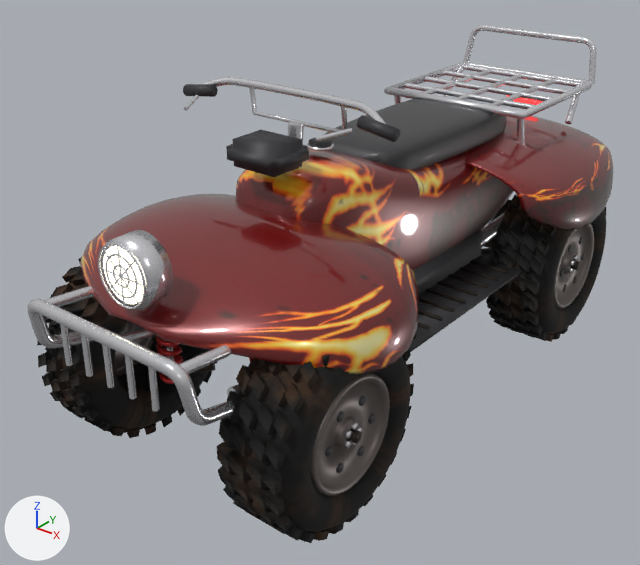
The glTF model src/episode2/assets/vehicles/flame_quad.glb, before and after one commit.
The view is the same before and after, from a camera (50 mm lens) standing at (2.86, -3.97, 2.94) and looking at (-0.13, -0.25, 0.63). Arrows for +X, +Y and +Z are at lower left; the lights stay in place. The first picture is the older version. Where no turn or scale is listed for an object, it has been applied to the vertices. Vertices at exactly the same position are counted once.

Script lines for the objects in view, before the commit:
```python
ob_body_blackplastic = bpy.data.objects.new('Body_BlackPlastic', me_body_blackplastic)
ob_body_blackplastic.location = (-0.52, 0.05, 0.585)
ob_body_chrome = bpy.data.objects.new('Body_Chrome', me_body_chrome)
ob_body_chrome.location = (0.0, 0.0, 0.0)
ob_body_paint = bpy.data.objects.new('Body_Paint', me_body_paint)
ob_body_paint.location = (0.0, 0.0, 0.0)
ob_body_seat = bpy.data.objects.new('Body_Seat', me_body_seat)
ob_body_seat.location = (0.0, 0.0, 0.0)
ob_wheel_fr_chrome = bpy.data.objects.new('Wheel_FR_Chrome', me_wheel_fr_chrome)
ob_wheel_fr_chrome.location = (0.84, -1.17, 0.5)
ob_wheel_rr = bpy.data.objects.new('Wheel_RR', me_wheel_rr_001)
ob_wheel_rr.location = (0.66, 1.215, 0.5)
ob_wheel_rr_chrome = bpy.data.objects.new('Wheel_RR_Chrome', me_wheel_rr_chrome)
ob_wheel_rr_chrome.location = (0.84, 1.26, 0.5)
# also in view: 'Body_Steel' at (0.0, 0.03, 0.82); 'Wheel_FR_Rim' at (0.82, -1.22, 0.5); 'Wheel_FR' at (0.66, -1.22, 0.5); 'Wheel_RR_Rim' at (0.82, 1.22, 0.5); 'Wheel_FL' at (-0.66, -1.22, 0.5)
```
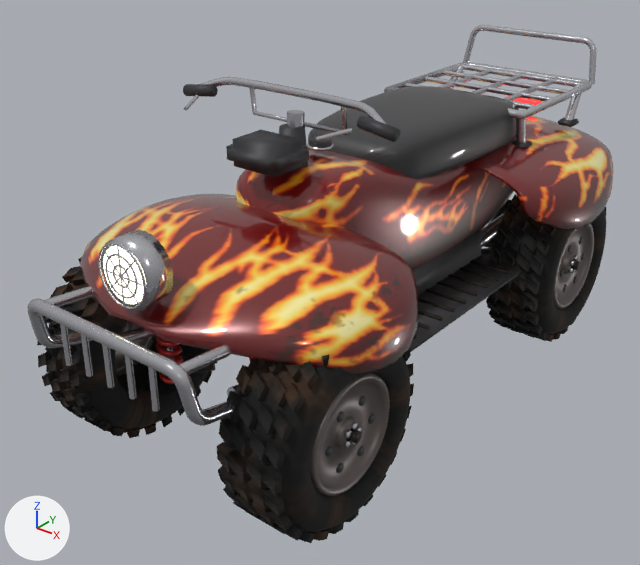
Where the change shows, as pixel boxes (x1, y1, x2, y2) in the pictures (640 x 565 px; the box of a moved part takes in the faces that stretch with it):
```json
{"object": "Body_Chrome", "change": "recoloured, surface changed, reshaped", "before": [27, 25, 597, 426], "after": [27, 25, 597, 426]}
{"object": "Body_Seat", "change": "reshaped", "before": [324, 97, 506, 170], "after": [308, 86, 519, 180], "on screen": "16% wider, 28% taller"}
{"object": "Body_BlackPlastic", "change": "reshaped", "before": [183, 84, 521, 352], "after": [183, 84, 579, 352], "on screen": "17% wider"}
{"object": "Wheel_FR_Chrome", "change": "recoloured, surface changed", "before": [343, 422, 362, 448], "after": [343, 422, 362, 448]}
{"object": "Wheel_RR_Chrome", "change": "recoloured, surface changed", "before": [568, 255, 580, 273], "after": [568, 255, 580, 273]}
{"part": 1, "of": "me_body_blackplastic", "change": "added", "after": [512, 140, 532, 149]}
{"part": 2, "of": "me_body_blackplastic", "change": "added", "after": [558, 117, 579, 127]}
{"part": 3, "of": "me_body_blackplastic", "change": "added", "after": [279, 124, 308, 172]}
{"part": 4, "of": "me_body_chrome", "change": "moved or reshaped", "before": [288, 122, 304, 145], "after": [287, 110, 305, 128]}
{"part": 5, "of": "me_body_paint", "change": "surface changed", "before": [80, 116, 614, 374], "after": [80, 116, 614, 374]}
```

Edits to the scene script, one JSON object a line:
```json
{"op": "set", "path": "mat_quad_chrome.base_color", "old": "(0.8, 0.8, 0.83)", "new": "(0.62, 0.62, 0.66)", "note": "white #e7e7eb -> light grey #ceced4"}
{"op": "set", "path": "mat_quad_chrome.metallic", "old": "0.8", "new": "0.92"}
{"op": "set", "path": "mat_quad_chrome.roughness", "old": "0.2", "new": "0.16"}
{"block": "me_body_blackplastic", "where": "# used by ob_body_blackplastic; location = (-0.52, 0.05, 0.585)"}
{"op": "remove", "block": "me_body_blackplastic", "code": "me_body_blackplastic.from_pydata(...)  # 236 vertices, 440 faces; spans x -0.18..1.22, y -1.02..0.73, z -0.02..1.26"}
{"op": "add", "block": "me_body_blackplastic", "code": "me_body_blackplastic.from_pydata(...)  # 396 vertices, 740 faces; spans x -0.18..1.22, y -1.02..1.65, z -0.02..1.26"}
{"block": "me_body_blackplastic", "change": "me_body_blackplastic part 1: the loose piece of 32 vertices spanning x 0.88..0.92, y -0.7..0.7, z 0.02..0.2 is copied, and the copy is scaled about its middle by (2.62, 0.0686, 0.124), then moved by (0.08, 1.0, 0.59); it spans x 0.93..1.03, y 0.94..1.05, z 0.68..0.72"}
{"block": "me_body_blackplastic", "change": "me_body_blackplastic part 2: the loose piece of 32 vertices spanning x 0.88..0.92, y -0.7..0.7, z 0.02..0.2 is copied, and the copy is scaled about its middle by (2.62, 0.0686, 0.124), then moved by (0.12, 1.6, 0.61); it spans x 0.96..1.07, y 1.55..1.65, z 0.7..0.74"}
{"block": "me_body_blackplastic", "change": "me_body_blackplastic part 3: a new loose piece, a 16-sided cut cone along z (radius 0.09 at the low end, 0.06 at the high end) spanning x 0.43..0.6, y -0.76..-0.6, z 0.84..1.11, in mat_quad_blackplastic (dark grey #303034)"}
{"block": "me_body_blackplastic", "change": "other edits to the shape of me_body_blackplastic do not show in these pictures"}
{"block": "me_body_chrome", "where": "me_body_chrome.from_pydata(...)  # 2372 vertices, 4604 faces; spans x -0.63..0.63, y -1.96..2.03, z 0.36..1.88"}
{"block": "me_body_chrome", "where": "# used by ob_body_chrome; location = (0.0, 0.0, 0.0)"}
{"block": "me_body_chrome", "change": "me_body_chrome part 4: the loose piece of 20 vertices spanning x -0.04..0.04, y -0.66..-0.56, z 1.48..1.7 is scaled about its middle by (1.13, 1.11, 1.55)"}
{"block": "me_body_paint", "where": "me_body_paint.from_pydata(...)  # 2726 vertices, 5440 faces; spans x -0.94..0.94, y -1.75..1.81, z 0.62..1.5"}
{"block": "me_body_paint", "where": "# used by ob_body_paint; location = (0.0, 0.0, 0.0)"}
{"block": "me_body_paint", "change": "me_body_paint part 5: texture (UV) coordinates of 5440 of 5440 faces, centred in x -0.93..0.93, y -1.75..1.8, z 0.63..1.5, changed; they spanned u 0.06..0.95, v 0.18..0.96 and now span u 0.0..0.98, v 0.1..0.99"}
{"block": "me_body_seat", "where": "# used by ob_body_seat; location = (0.0, 0.0, 0.0)"}
{"op": "remove", "block": "me_body_seat", "code": "me_body_seat.from_pydata(...)  # 434 vertices, 864 faces; spans x -0.327..0.327, y -0.196..1.273, z 1.281..1.503"}
{"op": "add", "block": "me_body_seat", "code": "me_body_seat.from_pydata(...)  # 434 vertices, 864 faces; spans x -0.435..0.435, y -0.216..1.293, z 1.251..1.571"}
{"block": "me_body_seat", "change": "me_body_seat part 6: 434 of 434 vertices moved; they spanned x -0.327..0.327, y -0.196..1.273, z 1.281..1.503 and now span x -0.435..0.435, y -0.216..1.293, z 1.251..1.571; mean shift (0.0, 0.0, 0.014)"}
```
